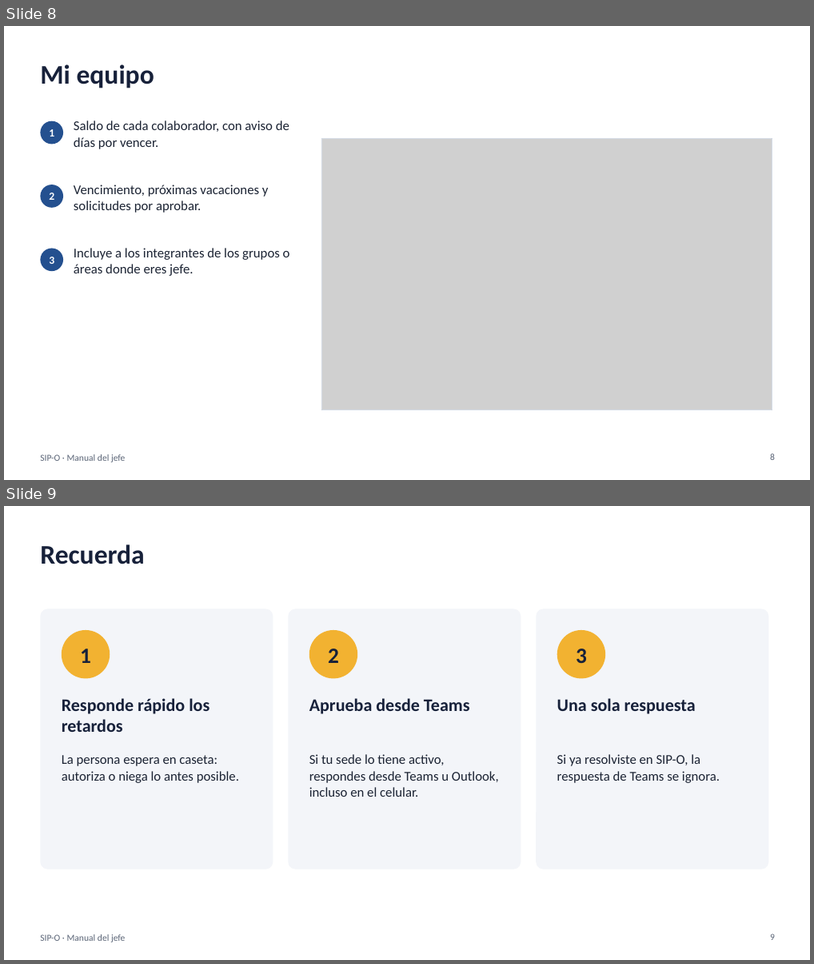
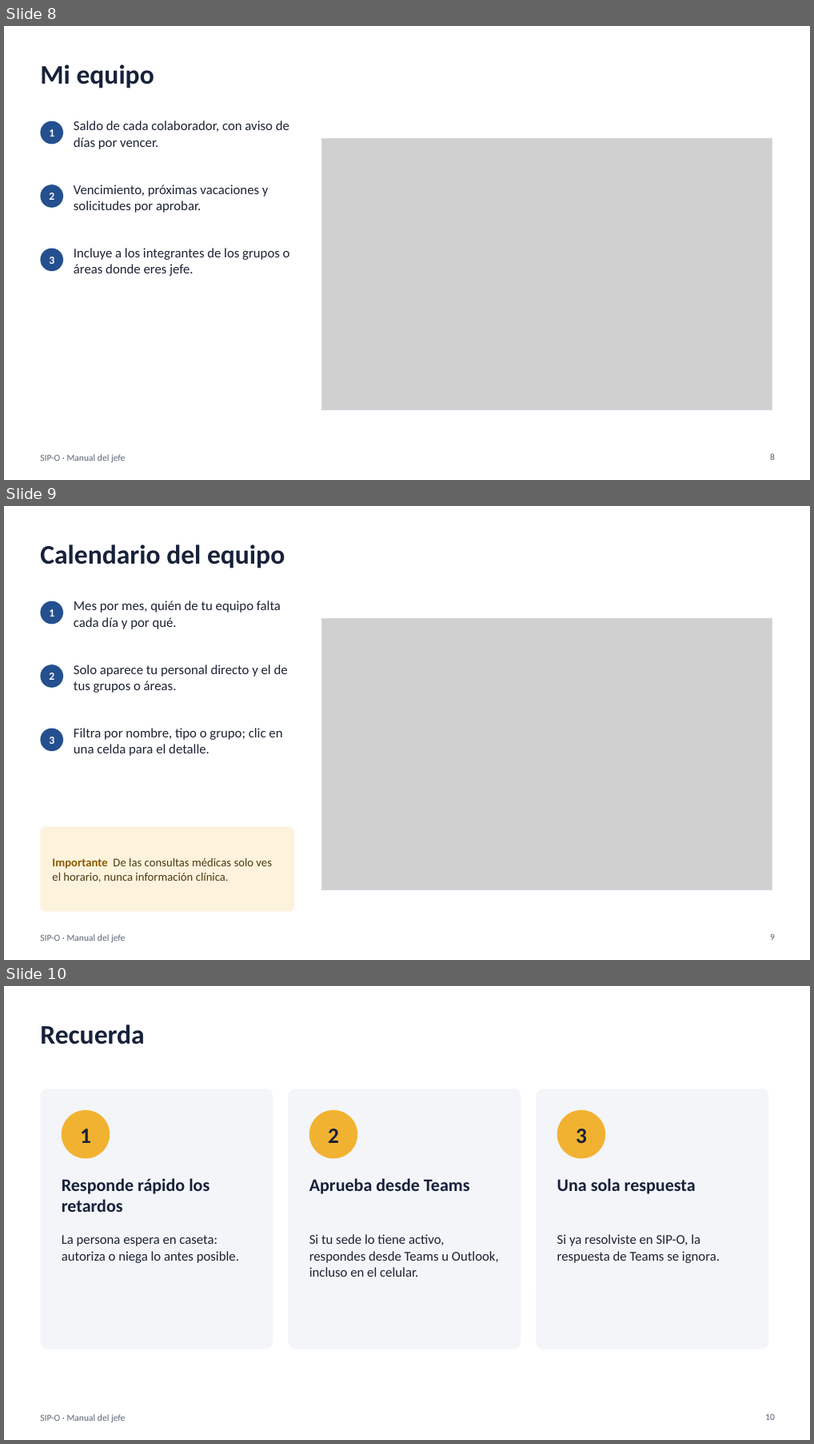
Before and after one commit to FelipeReyesReyes2102/Sistema-Integral-de-Personal, a slide deck: docs/manuales/presentaciones/SIP-O - Manual del jefe.pptx. Shown one above the other, each under a label of ours: slides 8 and 9 before the commit, slides 8, 9 and 10 after it. The pictures are 814x964 and 814x1444 pixels, drawn with LibreOffice and Linux fonts; fonts in the diff are those of the drawing; grey boxes stand for pictures. Boxes give left, top, right and bottom in pixels: in the first picture for what was removed or moved away, otherwise in the second. Text is boxed around its words. In the diff, an @@ line names an element or a change of style, - is before the commit and + after.

```diff
--- a/docs/manuales/presentaciones/SIP-O - Manual del jefe.pptx
+++ b/docs/manuales/presentaciones/SIP-O - Manual del jefe.pptx
@@ slide 9 added at box(4, 506, 810, 960), background #FFFFFF; not listed: 1 template element that a slide beside it also shows @@
@@ title added at box(40, 544, 285, 568), 32 pt, text #17213A, bold @@
+Calendario del equipo
@@ ellipse added at box(40, 601, 63, 624), fill #24508F @@
@@ text added at box(74, 600, 281, 629), 16 pt, text #1B2333 @@
+Mes por mes, quién de tu equipo falta cada día y por qué.
@@ text added at box(49, 609, 54, 616), 13 pt, text #FFFFFF, bold @@
+1
@@ picture added at box(322, 618, 772, 889) @@
@@ rectangle added at box(322, 618, 772, 889), outline #D5DCE6 0.75 pt @@
@@ ellipse added at box(40, 664, 63, 688), fill #24508F @@
@@ text added at box(49, 672, 54, 680), 13 pt, text #FFFFFF, bold @@
+2
@@ text added at box(74, 664, 288, 692), 16 pt, text #1B2333 @@
+Solo aparece tu personal directo y el de tus grupos o áreas.
@@ ellipse added at box(40, 728, 63, 751), fill #24508F @@
@@ text added at box(49, 736, 54, 744), 13 pt, text #FFFFFF, bold @@
+3
@@ text added at box(74, 728, 282, 756), 16 pt, text #1B2333 @@
+Filtra por nombre, tipo o grupo; clic en una celda para el detalle.
@@ rounded rectangle added at box(40, 827, 294, 912), fill #FDF3DC @@
@@ text added at box(52, 857, 272, 882), 14 pt, text #4A3B12 @@
+Importante De las consultas médicas solo ves el horario, nunca información clínica.
@@ page number added at box(770, 933, 775, 940), 11 pt, text #5B6577 @@
+9
@@ what was slide 9 is now slide 10 @@
@@ page number at box(766, 1413, 775, 1420): text changed @@
-9
+10
```
Also in this commit, not shown: 1 slide changed, 8 other files.
